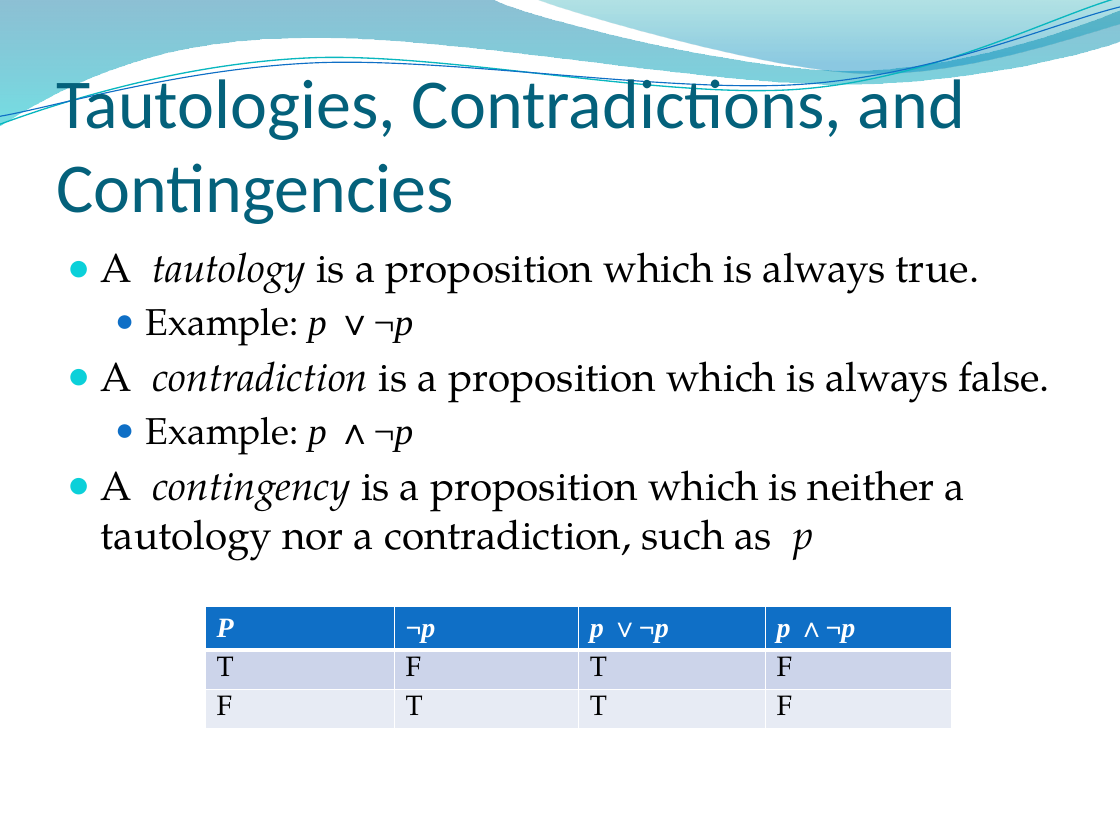
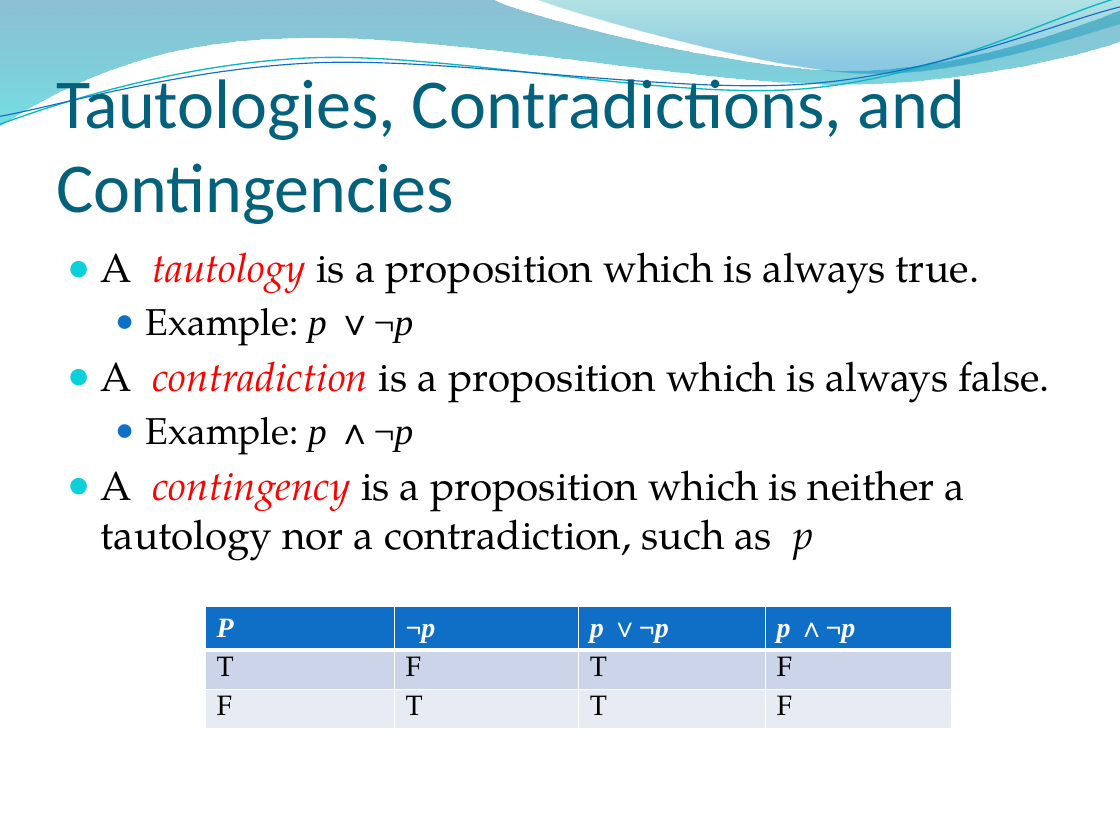
Before and after one commit to lin-chen-GA/lin-chen-GA.github.io, a slide deck: slide 44 of cs2620/slides/cs2620_notes1.pptx. Drawn at 1120x840 pixels with LibreOffice and Linux fonts; fonts in the diff are those of the drawing; background and template pictures are left out. Boxes give left, top, right and bottom in pixels: in the first picture for what was removed or moved away, otherwise in the second. Text is boxed around its words. In the diff, an @@ line names an element or a change of style, - is before the commit and + after.

```diff
--- a/cs2620/slides/cs2620_notes1.pptx
+++ b/cs2620/slides/cs2620_notes1.pptx
@@ text at bbox=[101, 252, 1050, 561]: text colour #000000 to #FF0000 in "tautology", "contradiction", "contingency" @@
```
Also in this commit, not shown: 2 other slides changed, 2 slides added, 1 slide removed, 2 other files.
